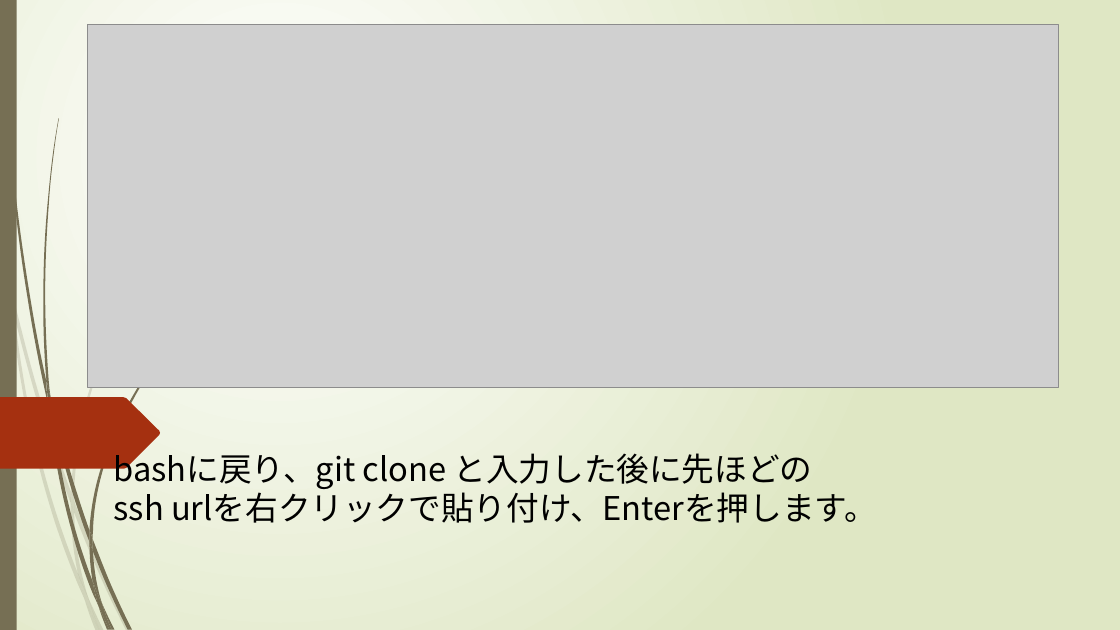
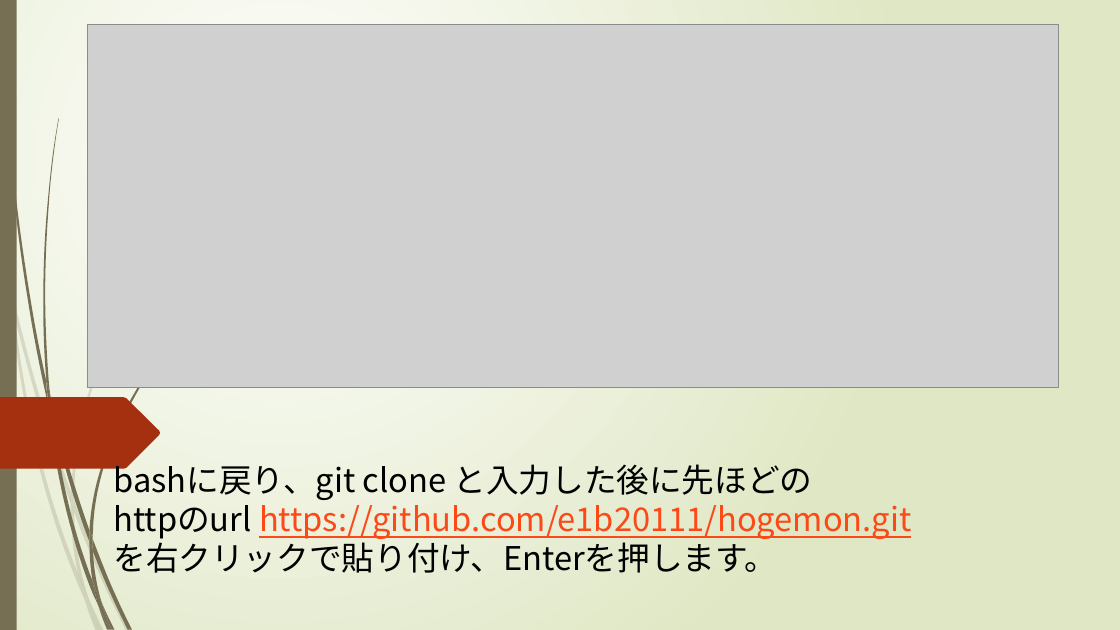
Before and after one commit to e1b20111/hogemon, a slide deck: slide 3 of hogemonマニュアル.pptx (slide 4 before the commit). Drawn at 1120x630 pixels with LibreOffice and Linux fonts; fonts in the diff are those of the drawing; grey boxes stand for pictures. Boxes give left, top, right and bottom in pixels: in the first picture for what was removed or moved away, otherwise in the second. Text is boxed around its words. In the diff, an @@ line names an element or a change of style, - is before the commit and + after.

```diff
--- a/hogemonマニュアル.pptx
+++ b/hogemonマニュアル.pptx
@@ text "bashに戻り、git clone と入力した後に先ほどの": place and size @@
-text "bashに戻り、git clone と入力した後に先ほどの" at box(113, 447, 877, 523)
+text "bashに戻り、git clone と入力した後に先ほどの" at box(113, 459, 912, 573)
@@ text at box(113, 498, 912, 573): text changed; text colour #000000 to #FB4A18 @@
-ssh urlを右クリックで貼り付け、Enterを押します。
+httpのurl https://github.com/e1b20111/hogemon.git
+を右クリックで貼り付け、Enterを押します。
```
Also in this commit, not shown: 17 other slides changed, 1 slide removed, 1 other file.
